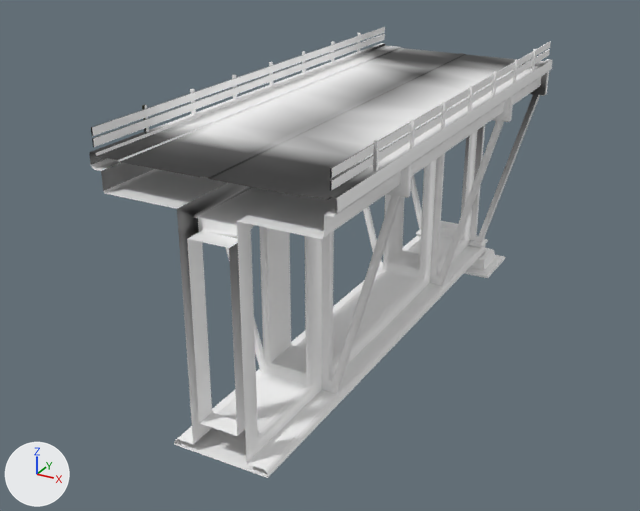
The COLLADA model sim/unreal_meshes/Bridge_0.dae: old version first, new version second.
Both versions are drawn from a 50 mm camera at (11.8, -15.9, 14.6) aimed at (-1.2, 7.8, 2.8). The lights are fixed; the arrows at lower left show +X, +Y and +Z.

In view in the first picture: 'SM_Bridge_A'.
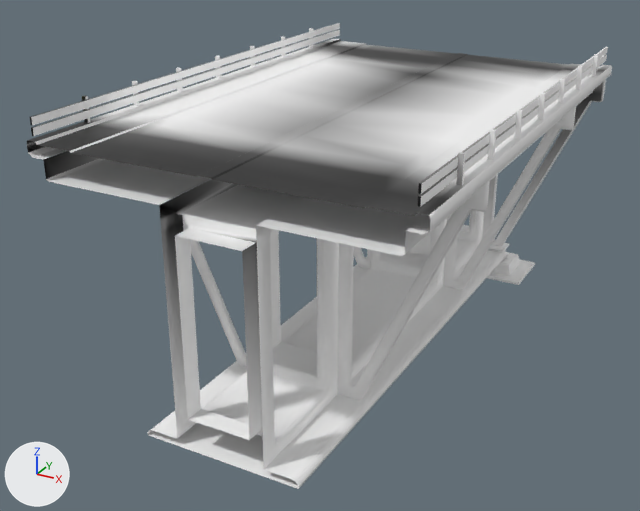
Changed parts and their boxes (x1, y1, x2, y2) in the pictures (640 x 511 px):
'SM_Bridge_A', shading changed, rescaled (26% wider)
    before: (89, 27, 552, 478)
    after: (27, 23, 612, 489)

What changed in the scene script:
```text
Change me_sm_bridge_a:
    where me_sm_bridge_a.from_pydata(...)  # 1590 vertices, 2772 faces; spans x -350.0..350.0, y 0.0..1815.0, z -66.0..885.0
    used by ob_sm_bridge_a; location = (0.0, 0.0, 0.0); scale = (0.01, 0.01, 0.01)
    me_sm_bridge_a part 1: edges marked sharp go from 705 to 627
Change ob_sm_bridge_a:
    ob_sm_bridge_a.scale: (0.01, 0.01, 0.01) -> (0.0161, 0.01, 0.01)
```
